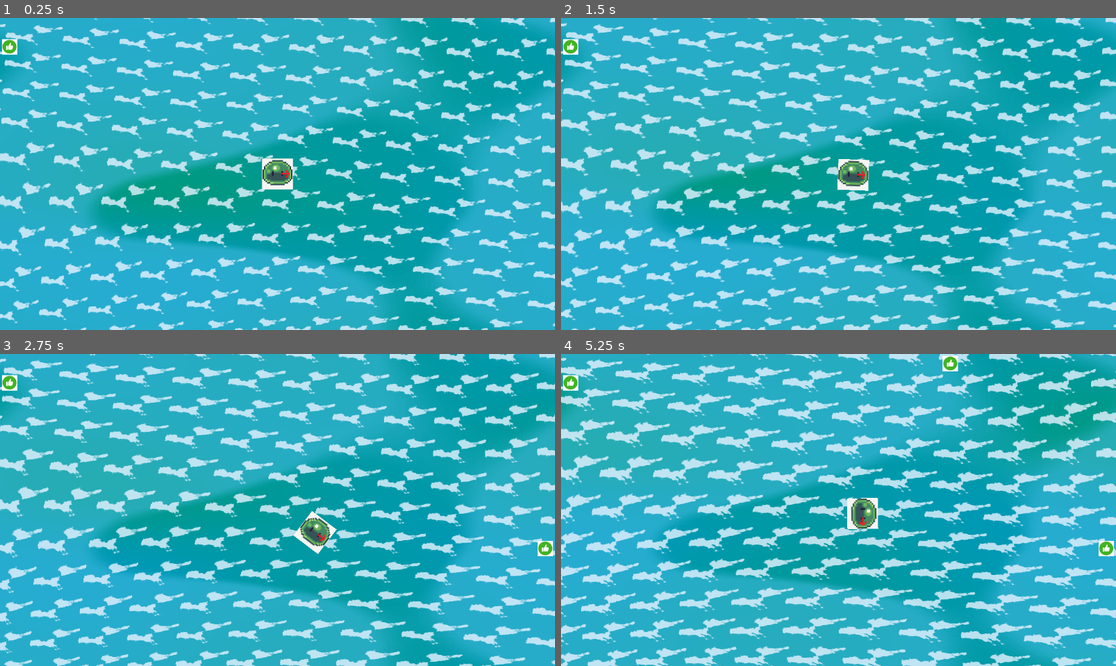
Above: before the commit, frames 1-4 (two rows, left to right).
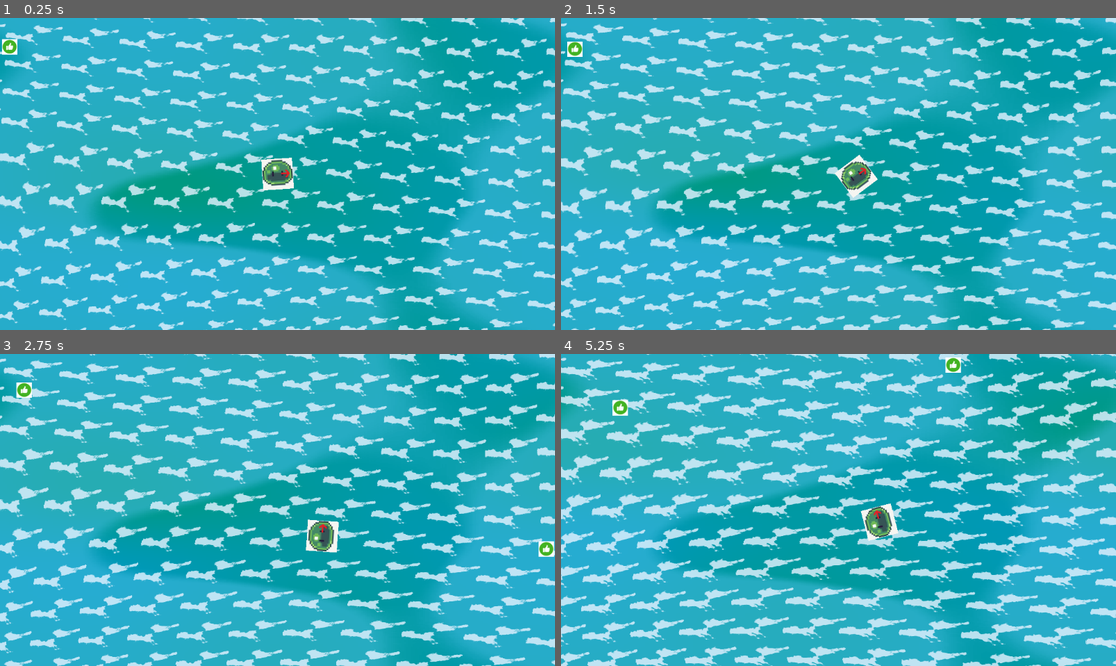
Above: after the commit, the same moments.

Repository: Of-Machines-and-Men/flotscum
Game: Godot game, scene res://scenes/levels/game_world.tscn
Two runs of this game, one before a commit and one after it. Both use one fixed random seed, a clock stepped at 60 frames per second and the inputs below.
Inputs (mouse positions are in pixels of both pictures, inside the frame that each line leads up to):
- Up to frame 1 (0.25 s): no input
- Up to frame 2 (1.5 s): move the mouse to (960, 158) at 0.52 s; hold D (moveright) 0.53-1.28 s; move the mouse to (727, 189) at 1.27 s; hold S (movedown) from 1.28 s (still down)
- Up to frame 3 (2.75 s): move the mouse to (333, 441) at 2.02 s; release S (movedown) at 2.03 s; hold D (moveright) from 2.03 s (still down)
- Up to frame 4 (5.25 s): move the mouse to (810, 572) at 2.77 s; release D (moveright) at 2.78 s; hold W (moveup) 2.78-3.53 s; move the mouse to (1005, 556) at 3.52 s; hold A (moveleft) 3.53-5.03 s; move the mouse to (672, 463) at 4.27 s; move the mouse to (866, 510) at 5.02 s; hold S (movedown) from 5.03 s (still down)

The runs differ from the first frame. In frame 1, 0.2% of the frame differs, in the area x 0-53%, y 6-56%; in frame 2, 0.7%; in frame 3, 1.0%; in frame 4, 1.5%, in the area x 0-100%, y 0-65%.

Commit message:
remove invalid singleton checks

Diff:
--- a/scenes/entities/base/entity.gd
+++ b/scenes/entities/base/entity.gd
@@ -30,16 +30,10 @@
 	apply_central_force(current_direction * current_strength * current_influence)
 
 func _get_ocean_current_direction() -> Vector2:
-	if Engine.has_singleton("OceanCurrentManager"):
-		return OceanCurrentManager.get_current_direction_at_location(global_position)
-	else:
-		return Vector2(0.0, 0.0).normalized()
+	return OceanCurrentManager.get_current_direction_at_location(global_position)
 
 func _get_ocean_current_strength() -> float:
-	if Engine.has_singleton("OceanCurrentManager"):
-		return OceanCurrentManager.get_current_strength_at_location(global_position)
-	else:
-		return 0.0
+	return OceanCurrentManager.get_current_strength_at_location(global_position)
 
 func _on_absorption_zone_overlap(overlapped: Node) -> void:
 	if not impact_zone or overlapped == self:
--- a/scenes/entities/base/entity.tscn
+++ b/scenes/entities/base/entity.tscn
@@ -2,7 +2,5 @@
 
 [ext_resource type="Script" uid="uid://cdx4j041nqp46" path="res://scenes/entities/base/entity.gd" id="1_wcjeu"]
 
-[node name="Entity" type="RigidBody2D" unique_id=464333206 node_paths=PackedStringArray("entity_sprite", "collider")]
+[node name="Entity" type="RigidBody2D" unique_id=464333206]
 script = ExtResource("1_wcjeu")
-entity_sprite = NodePath("")
-collider = NodePath("")
